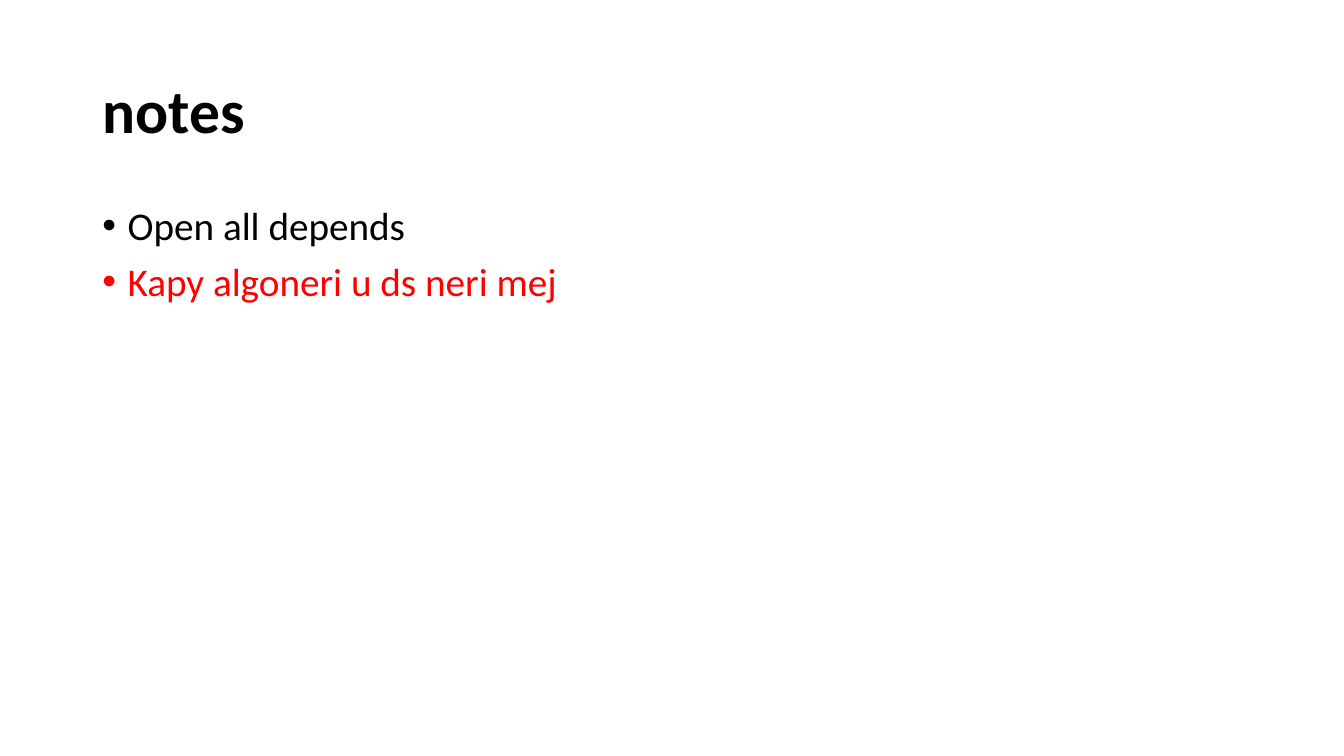
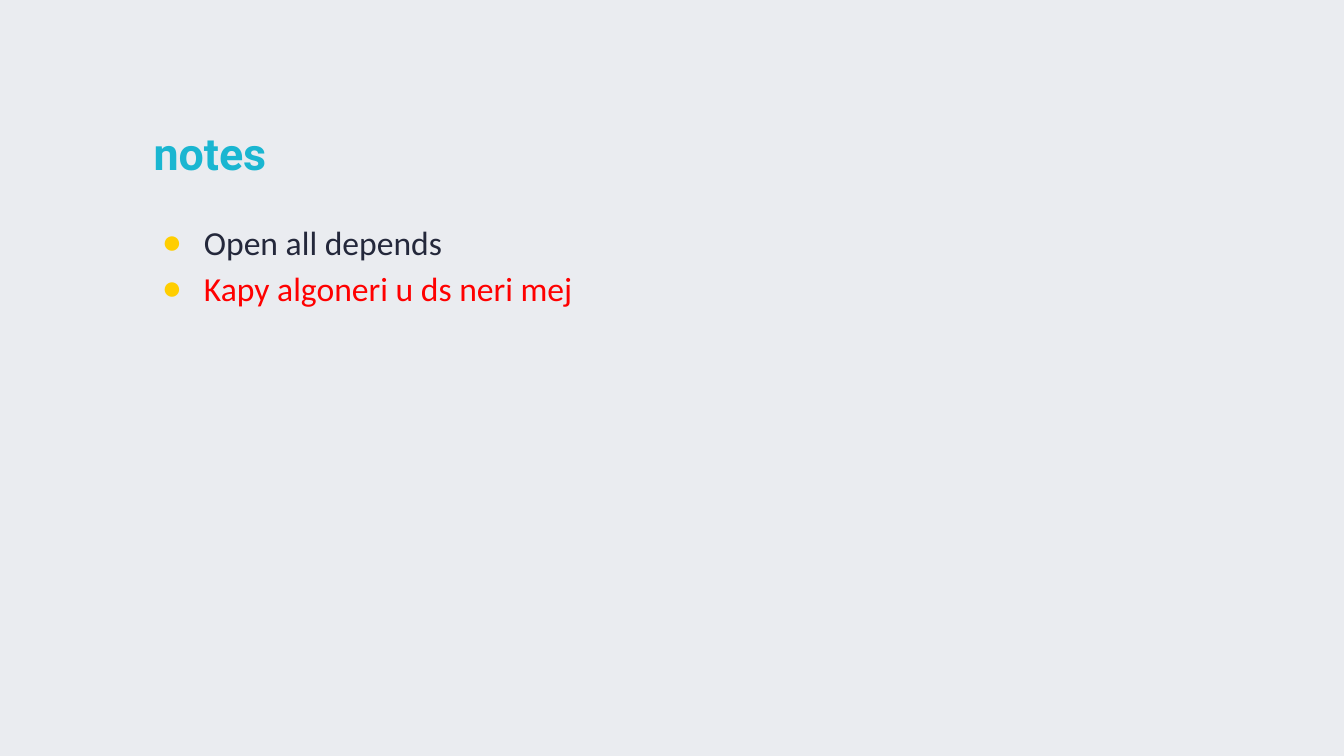
Before and after one commit to TigranVardanyan/Algorithms-and-Data-structures, a slide deck: slide 22 of ds&a.pptx (slide 21 before the commit). Drawn at 1344x756 pixels with LibreOffice and Linux fonts; fonts in the diff are those of the drawing. Boxes give left, top, right and bottom in pixels: in the first picture for what was removed or moved away, otherwise in the second. Text is boxed around its words. In the diff, an @@ line names an element or a change of style, - is before the commit and + after.

```diff
--- a/ds&a.pptx
+++ b/ds&a.pptx
@@ background #FFFFFF to #EAECF0 @@
@@ title "notes": place and size @@
-title "notes" at bbox=[102, 94, 244, 134]
+title "notes" at bbox=[154, 140, 267, 171]
@@ title "notes" at bbox=[154, 140, 267, 171]: size 44 to 32 pt, font Calibri to Roboto, text colour #000000 to #1AB6D1 @@
@@ text "Open all depends": place and size @@
-text "Open all depends" at bbox=[128, 212, 557, 303]
+text "Open all depends" at bbox=[204, 231, 573, 307]
@@ text "Open all depends" at bbox=[204, 231, 573, 307]: size 28 to 24 pt; text colour #000000 to #24283B in "Open all depends"; bullet • to ●; line spacing 0.9 to 1.15; less space between paragraphs @@
```
Also in this commit, not shown: 21 other slides changed, 1 slide added.
